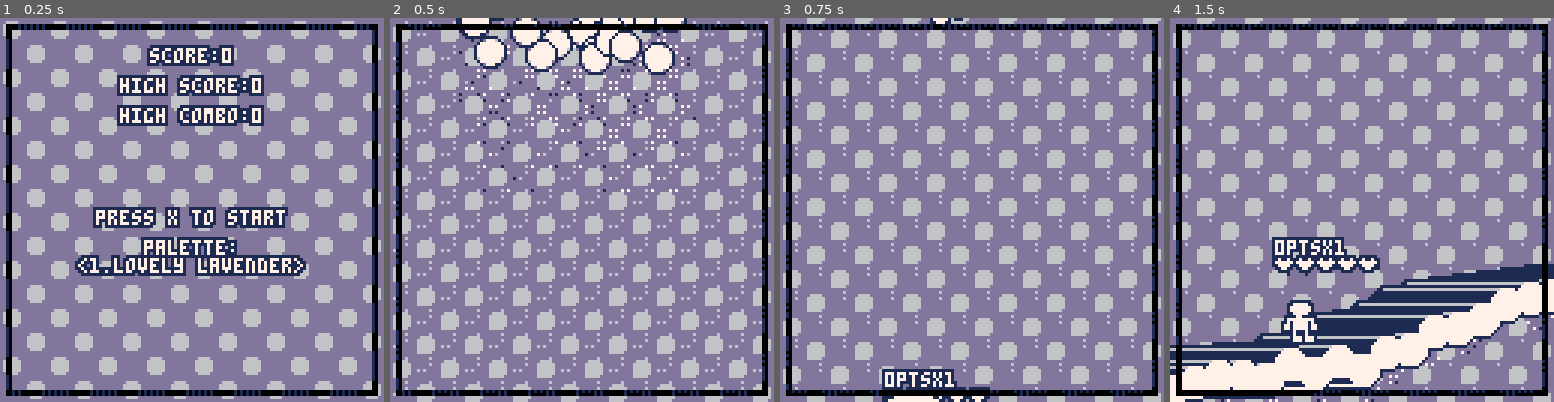
Above: before the commit, frames 1-4 (left to right).
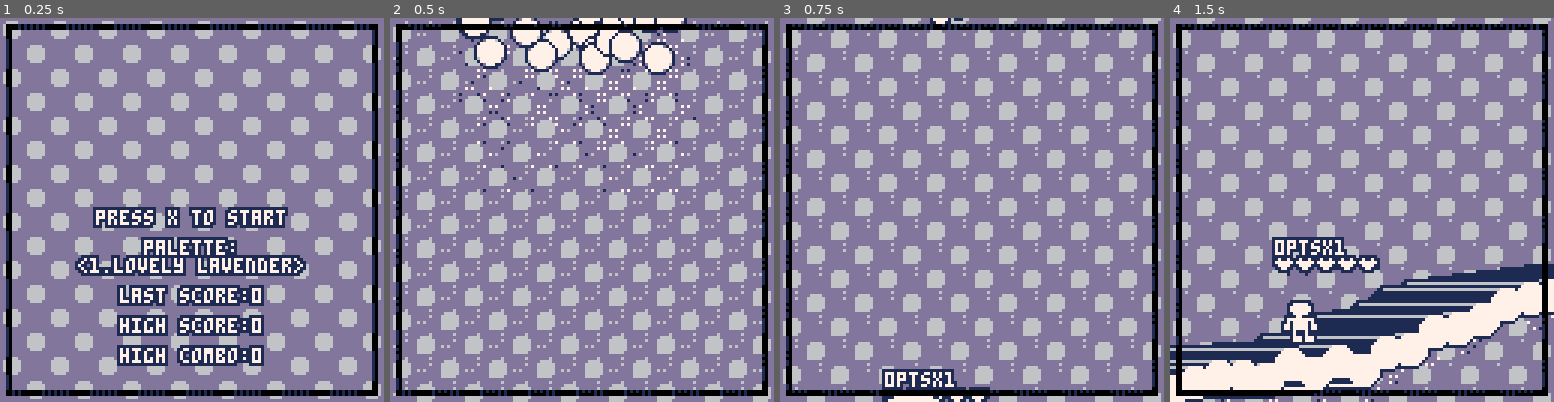
Above: after the commit, the same moments.

Repository: seleb/p8jam2
Game: PICO-8 cartridge bridge.p8
Two runs of this game, one before a commit and one after it. Both use one fixed random seed, a clock stepped at 60 frames per second and the inputs below.
Inputs:
- Up to frame 1 (0.25 s): no input
- Up to frame 2 (0.5 s): tap X (X key) at 0.33 s
- Up to frame 3 (0.75 s): tap O (Z key) at 0.7 s
- Up to frame 4 (1.5 s): tap X (X key) at 1.07 s

The runs differ from the first frame. In frame 1, 11% of the frame differs, in the area x 30-69%, y 7-91%; in frame 2, nothing differs; in frame 3, nothing differs; in frame 4, nothing differs.

Commit message:
death animation

Diff:
--- a/bridge.p8
+++ b/bridge.p8
@@ -29,6 +29,7 @@
 phys = {}
 
 dmgtimer = 0
+deadtimer = -1
 
 storage = {}
 
@@ -64,6 +65,7 @@
  p.age = life
  p.col = col
  add(parts,p)
+ return p
 end
 
 function add_pop(x,y,r,col)
@@ -73,15 +75,18 @@
  p.r = r
  p.col = col
  add(pops,p)
+ return p
 end
 
 function _init()
  cartdata("sean_p8jam2_data")
  storage.high_score_idx = 0
- storage.high_combo_idx = 1
- storage.palette_idx = 2
+ storage.last_score_idx = 1
+ storage.high_combo_idx = 2
+ storage.palette_idx = 3
 
  storage.high_score = dget(storage.high_score_idx)
+ storage.last_score = dget(storage.last_score_idx)
  storage.high_combo = dget(storage.high_combo_idx)
  storage.palette = dget(storage.palette_idx)
 
@@ -326,6 +331,8 @@
 
  if hud.lives == 0 then
   -- game over
+  storage.last_score = hud.score
+  dset(storage.last_score_idx, storage.last_score)
   if hud.score > storage.high_score then
    storage.high_score = hud.score
    dset(storage.high_score_idx, hud.score)
@@ -334,7 +341,15 @@
    storage.high_combo = hud.high_combo
    dset(storage.high_combo_idx, hud.high_combo)
   end
-  menu = "game over! press x to restart"
+
+  del(phys, player)
+  player.grounded = false
+  deadtimer = 80
+  add_pop(cam.x+64,cam.y+64,256,8)
+  music(-1)
+  sfx(37)
+  sfx(38)
+  sfx(39)
  end
 end
 
@@ -365,20 +380,16 @@
  if btnp(1) then pal_swap(1) end
 
  if btnp(5) then
-  if hud.lives == 0 then
-   run()
-  else
-   -- start game
-   dset(storage.palette_idx,col_offset+1)
-   menu = nil
-   sfx(32,3)
-   music(0, 5000, 1+2+3)
-
-   for x=-32,32,8 do
-   for y=-8,8,8 do
-    add_part(cam.x+64+x+rnd(8)-4,rnd(8)-4+y+cam.y+64,rnd(4)-2,-rnd(4)-2,5,50,8)
-   end
-   end
+  -- start game
+  dset(storage.palette_idx,col_offset+1)
+  menu = nil
+  sfx(32,3)
+  music(0, 5000, 1+2+3)
+
+  for x=-32,32,8 do
+  for y=-8,8,8 do
+   add_part(cam.x+64+x+rnd(8)-4,rnd(8)-4+y+cam.y+64,rnd(4)-2,-rnd(4)-2,5,50,8)
+  end
   end
  end
 end
@@ -401,12 +412,14 @@
  update_chain()
 
 
+
+ -- player
+
+
+ --run
+ if deadtimer == -1 then
+ -- alive
  update_phys()
-
- -- player
-
-
- --run
  if(btn(0)) then
   player.vx -= 1
   player.flip = true
@@ -455,6 +468,19 @@
  else
   player.frame = 1
  end
+ elseif deadtimer == 0 then
+  --reset
+  run()
+ else
+  --dead
+  player.frame = 1
+  deadtimer -= 1
+ -- player.vy += gravity*0.1
+  player.y += mid(16,-8,30-deadtimer/2)
+  add_part(player.x+rnd(16)-8-log_len/2,player.y+rnd(16)-8,rnd(2)-1,-rnd(4),rnd(4)+2,15,8)
+  local p = add_pop(player.x-log_len/2+rnd(32)-16,player.y+rnd(32)-16,rnd(80-deadtimer)*0.25,2)
+  add_pop(p.x,p.y,p.r-1,8)
+ end
 
  player.vx *= damping
  if(abs(player.vx) < 0.01) then
@@ -495,20 +521,20 @@
 
  -- collision
  if(player.link.pts and player.grounded) then
-  add_pts(10)
   player.link.pts = false
   add_pop(player.link.x-log_len/2+4, player.link.y-10, 5, 8)
   add_pop(player.link.x-log_len/2+4, player.link.y-10, 4, 7)
   player.link.v += 50
   player.vy = -10
+  add_pts(10)
  end
  if(player.link.dmg and player.grounded) then
-  lose_life()
   player.link.dmg = false
   add_pop(player.link.x-log_len/2+4, player.link.y-10, 10, 7)
   add_pop(player.link.x-log_len/2+4, player.link.y-10, 9, 8)
   player.link.v += 10
   player.vy = -1
+  lose_life()
  end
 
  -- get player links for next frame
@@ -546,7 +572,7 @@
 end
 
 function draw_player()
- sspr(8+player.frame*16,0,16,16,player.x-8-log_len/2,player.y-16, 16, 16, player.flip, false)
+ sspr(8+player.frame*16,0,16,16,player.x-8-log_len/2,player.y-16, 16, 16, player.flip, deadtimer != -1 and time()%0.5 > 0.25)
 end
 
 function draw_chain()
@@ -662,6 +688,16 @@
  poke(a,shr(peek(a),b))
  end
  end
+end
+
+function draw_menu()
+ camera(0,0)
+ print_ol_c(menu,64,7+time()*5%2)
+ print_ol_c("last score:"..storage.last_score, 90)
+ print_ol_c("high score:"..storage.high_score, 100)
+ print_ol_c("high combo:"..storage.high_combo, 110)
+ print_ol_c("palette:",64+10)
+ print_ol_c("<"..pal_names[col_offset+1]..">",64+16)
 end
 
 -- called from main loop
@@ -698,14 +734,31 @@
 
   draw_hud()
   draw_pops()
+
+
+  if deadtimer != -1 then
+  camera(0)
+  color(14)
+  if deadtimer/10 < 1 then
+
+
+rectfill(0,0,127,127)
+  elseif deadtimer/10 < 3 then
+
+   for y=0,127,2
+do
+    line(0,y,127,y)
+   end
+   if deadtimer/10 < 2 then
+    for x=0,127,2
+do
+     line(x,0,x,127)
+    end
+   end
+  end
+  end
  else
-  camera(0,0)
-  print_ol_c(menu,64,7+time()*5%2)
-  print_ol_c("score:"..hud.score, 10)
-  print_ol_c("high score:"..storage.high_score, 20)
-  print_ol_c("high combo:"..storage.high_combo, 30)
-  print_ol_c("palette:",64+10)
-  print_ol_c("<"..pal_names[col_offset+1]..">",64+16)
+  draw_menu()
  end
 
  draw_border()
Not shown, changed: the sound effects (__sfx__) section of bridge.p8
